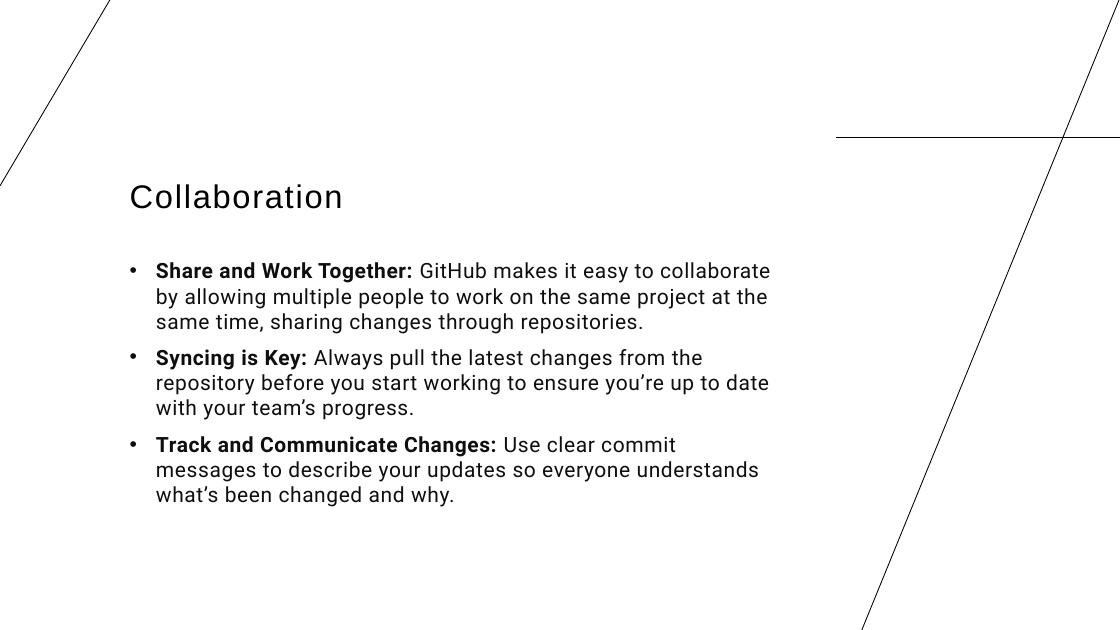
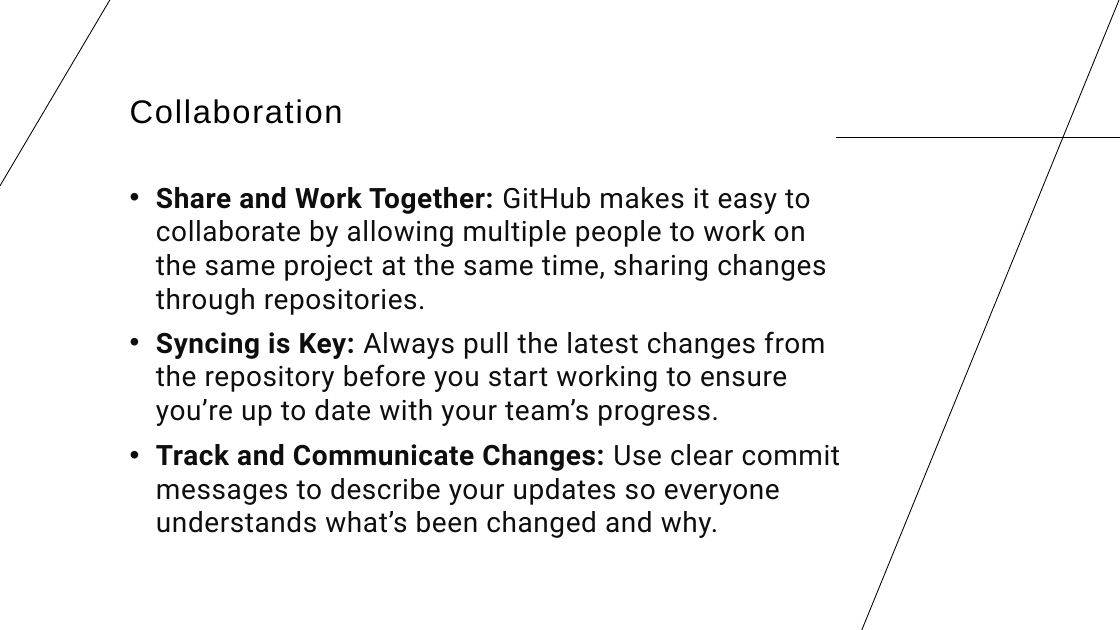
Before and after one commit to cassandra-hui/GitHub-Workshop, a slide deck: slide 44 of Day_1.pptx. Drawn at 1120x630 pixels with LibreOffice and Linux fonts; fonts in the diff are those of the drawing. Boxes give left, top, right and bottom in pixels: in the first picture for what was removed or moved away, otherwise in the second. Text is boxed around its words. In the diff, an @@ line names an element or a change of style, - is before the commit and + after.

Commit message:
Making text bigger on slides

```diff
--- a/Day_1.pptx
+++ b/Day_1.pptx
@@ title "Collaboration" moved from (x1=130, y1=184, x2=343, y2=209) to (x1=130, y1=99, x2=343, y2=124) @@
@@ text "Share and Work Together: GitHub ..." moved from (x1=156, y1=262, x2=770, y2=507) to (x1=156, y1=187, x2=841, y2=538) @@
@@ text "Share and Work Together: GitHub ..." at (x1=156, y1=187, x2=841, y2=538): size 18 to 24 pt @@
```
Also in this commit, not shown: 27 other slides changed.
